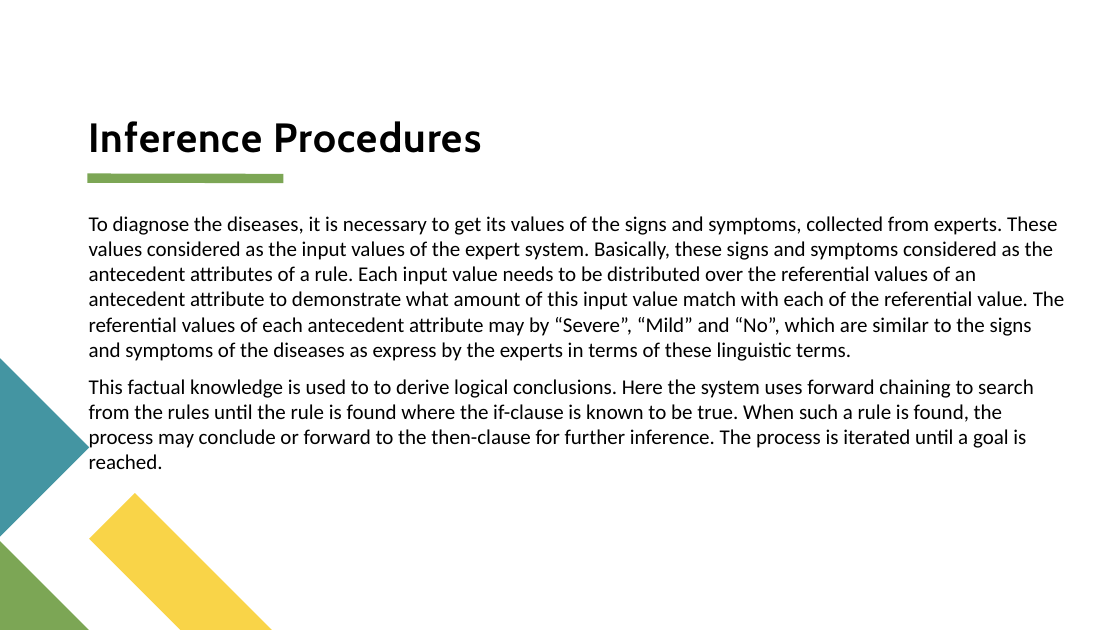
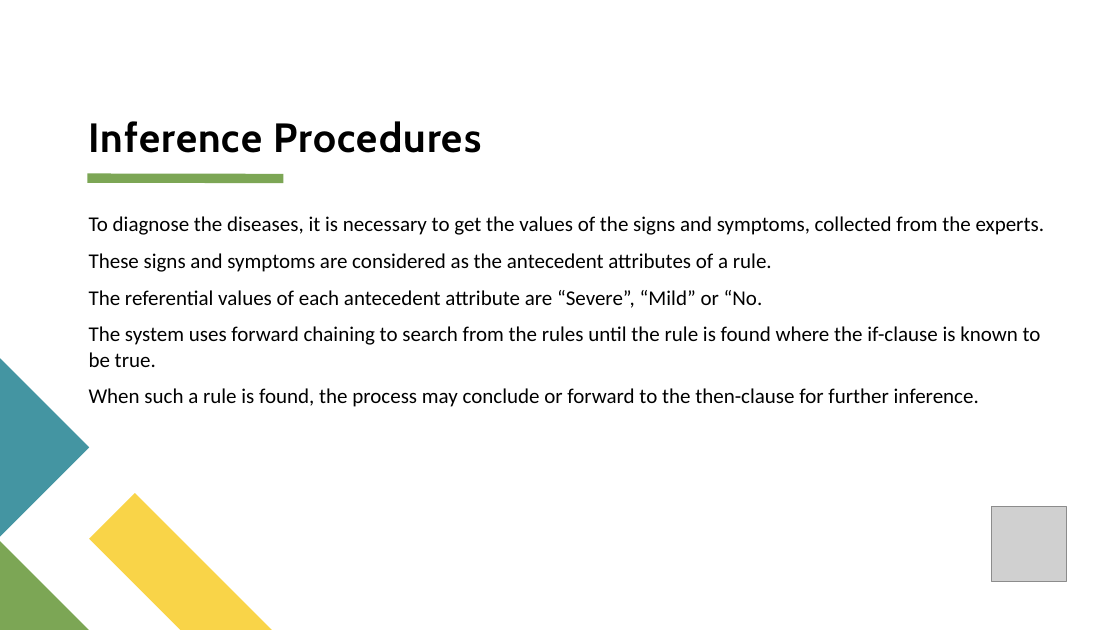
Before and after one commit to TVaibhavi/KES-Disease-Prognosis, a slide deck: slide 7 of Project Documents/Disease Prognosis Expert System.pptx. Drawn at 1120x630 pixels with LibreOffice and Linux fonts; fonts in the diff are those of the drawing; grey boxes stand for pictures. Boxes give left, top, right and bottom in pixels: in the first picture for what was removed or moved away, otherwise in the second. Text is boxed around its words. In the diff, an @@ line names an element or a change of style, - is before the commit and + after.

```diff
--- a/Project Documents/Disease Prognosis Expert System.pptx
+++ b/Project Documents/Disease Prognosis Expert System.pptx
@@ text at (x1=89, y1=216, x2=1045, y2=407): text changed @@
-To diagnose the diseases, it is necessary to get its values of the signs and symptoms, collected from experts. These values considered as the input values of the expert system. Basically, these signs and symptoms considered as the antecedent attributes of a rule. Each input value needs to be distributed over the referential values of an antecedent attribute to demonstrate what amount of this input value match with each of the referential value. The referential values of each antecedent attribute may by “Severe”, “Mild” and “No”, which are similar to the signs and symptoms of the diseases as express by the experts in terms of these linguistic terms.
-This factual knowledge is used to to derive logical conclusions. Here the system uses forward chaining to search from the rules until the rule is found where the if-clause is known to be true. When such a rule is found, the process may conclude or forward to the then-clause for further inference. The process is iterated until a goal is reached.
+To diagnose the diseases, it is necessary to get the values of the signs and symptoms, collected from the experts.
+These signs and symptoms are considered as the antecedent attributes of a rule.
+The referential values of each antecedent attribute are “Severe”, “Mild” or “No.
+The system uses forward chaining to search from the rules until the rule is found where the if-clause is known to be true.
+When such a rule is found, the process may conclude or forward to the then-clause for further inference.
@@ picture added at (x1=991, y1=507, x2=1066, y2=581) @@
```
Also in this commit, not shown: 2 other slides changed, 1 other file.
